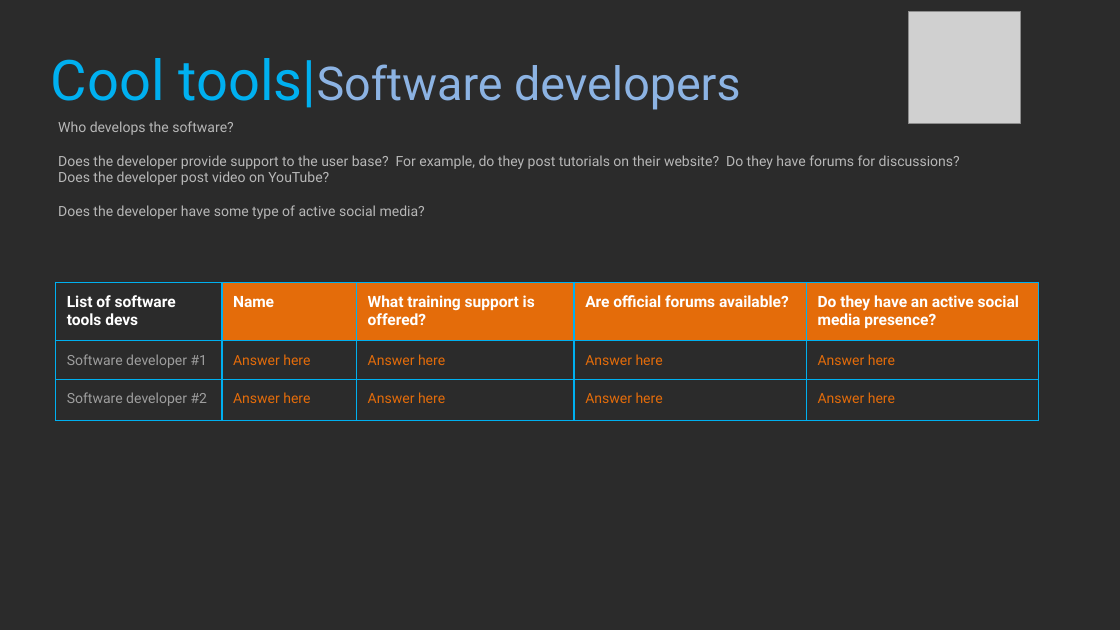
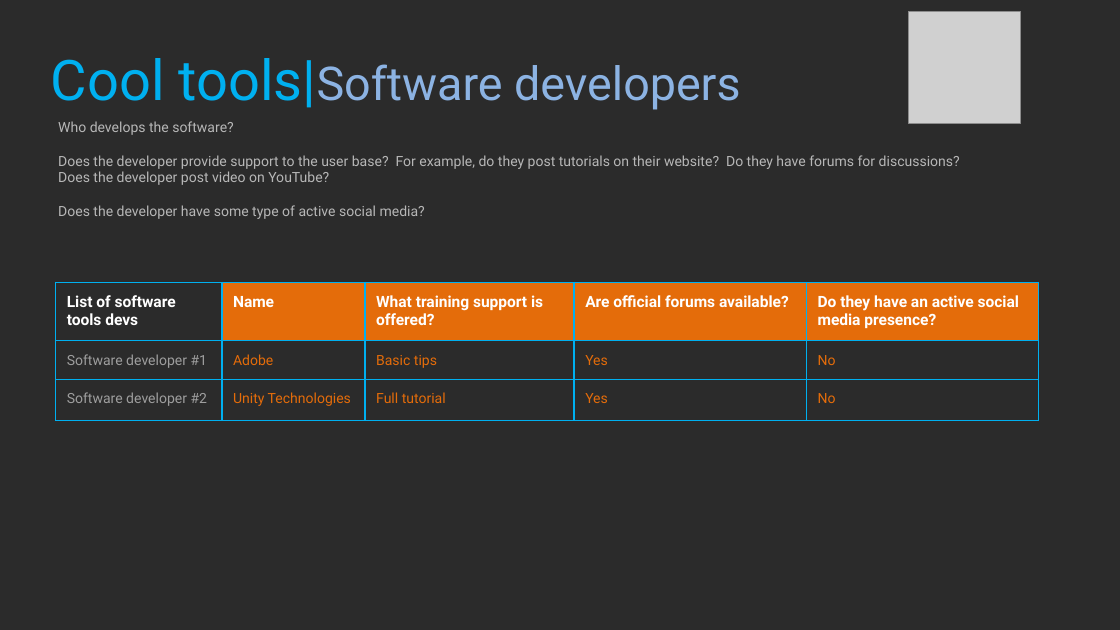
Before and after one commit to ApprovalG/Project_Sleuth, a slide deck: slide 15 of Game Design Workbook.pptx. Drawn at 1120x630 pixels with LibreOffice and Linux fonts; fonts in the diff are those of the drawing; grey boxes stand for pictures; background and template pictures are left out; a plain dark background stands for a picture behind light text. Boxes give left, top, right and bottom in pixels: in the first picture for what was removed or moved away, otherwise in the second. Text is boxed around its words. In the diff, an @@ line names an element or a change of style, - is before the commit and + after.

```diff
--- a/Game Design Workbook.pptx
+++ b/Game Design Workbook.pptx
@@ table at bbox=[56, 282, 1038, 422] @@
-row 2: Software developer #1 | Answer here | Answer here | Answer here | Answer here
+row 2: Software developer #1 | Adobe | Basic tips | Yes | No
-row 3: Software developer #2 | Answer here | Answer here | Answer here | Answer here
+row 3: Software developer #2 | Unity Technologies | Full tutorial | Yes | No
```
Also in this commit, not shown: 7 other slides changed, 1 other file.
